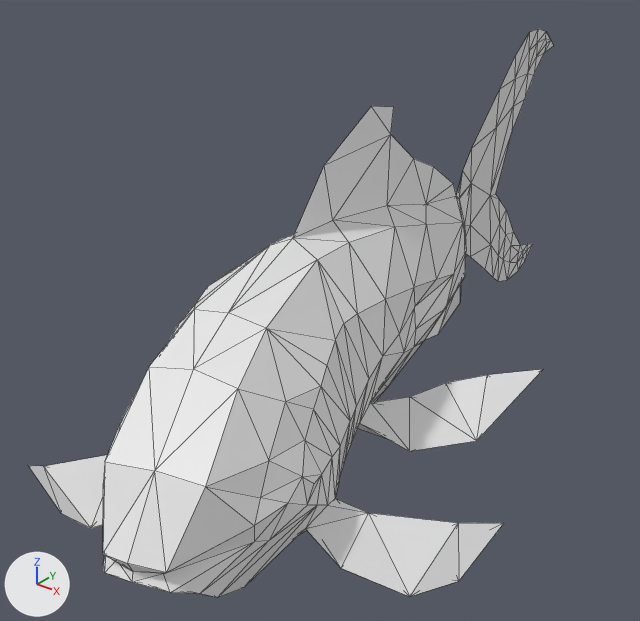
Renders of the Blender file goldfish.blend from each side of a commit.
Before and after are seen from a 50 mm camera at (5.06, -2.59, 4.5) aimed at (-0.91, 4.87, -0.12). Every picture has the same lights, and +X, +Y and +Z are marked at lower left. Mesh edges are drawn as thin lines.

The older version as bpy lines, for what is in view:
```python
me_plane = bpy.data.meshes.new('Plane')
me_plane.from_pydata(...)  # 274 vertices, 513 faces; spans x -2.56..1.48, y 0.46..11.35, z -2.69..2.41
ob_plane = bpy.data.objects.new('Plane', me_plane)
ob_plane.location = (0.0, 0.0, 0.0)
ob_plane.rotation_euler = (0.0, 1.571, 0.0)  # degrees (0, 90, 0)
```
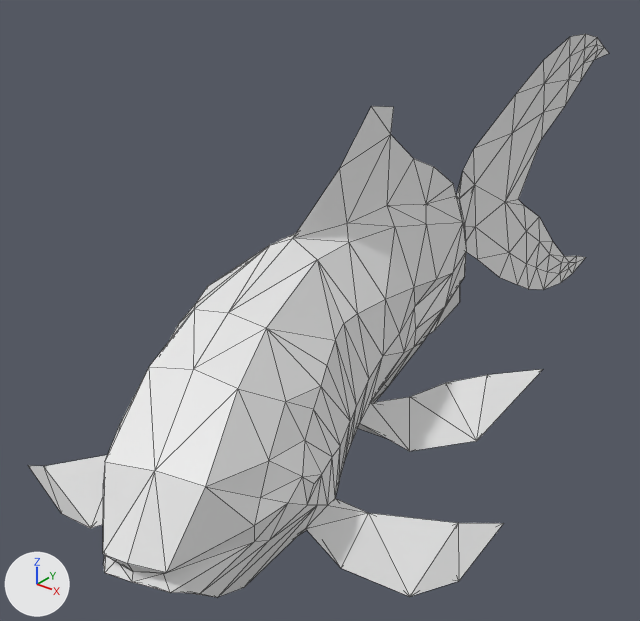
What differs and where, as boxes [x1, y1, x2, y2] in the pictures (640 x 621 px; the box of a moved part takes in the faces that stretch with it):
'Plane', reshaped (11% wider)
    before: [28, 29, 553, 597]
    after: [28, 34, 609, 597]
part 1 of me_plane, moved or reshaped
    before: [414, 29, 553, 347]
    after: [414, 34, 609, 347]
part 2 of me_plane, moved or reshaped
    both: [293, 106, 395, 242]

What changed in the scene script:
```text
Change me_plane:
    used by ob_plane; location = (0.0, 0.0, 0.0); rotation_euler = (0.0, 1.571, 0.0), in degrees (0, 90, 0)
    remove me_plane.from_pydata(...)  # 274 vertices, 513 faces; spans x -2.56..1.48, y 0.46..11.35, z -2.69..2.41
    add me_plane.from_pydata(...)  # 274 vertices, 512 faces; spans x -2.56..1.43, y 0.46..11.2, z -2.69..2.41
    me_plane part 1: 58 of 274 vertices moved; they spanned x -2.56..1.48, y 5.29..11.35, z -1.22..0.55 and now span x -2.56..1.43, y 5.3..11.2, z -0.16..0.54; mean shift (-0.01, -0.06, 0.53); largest move (1.35, 11.35, -1.22) -> (1.28, 11.2, -0.16)
    me_plane part 2
    me_plane.vertices[147].co: (-1.5, 3.92, 0.01) -> (-1.5, 3.94, 0.17)  # pixel (332, 220) -> pixel (347, 223)
    me_plane.vertices[251].co: (-2.08, 3.8, 0.0) -> (-2.08, 3.82, 0.17)  # pixel (324, 165) -> pixel (339, 168)
```
